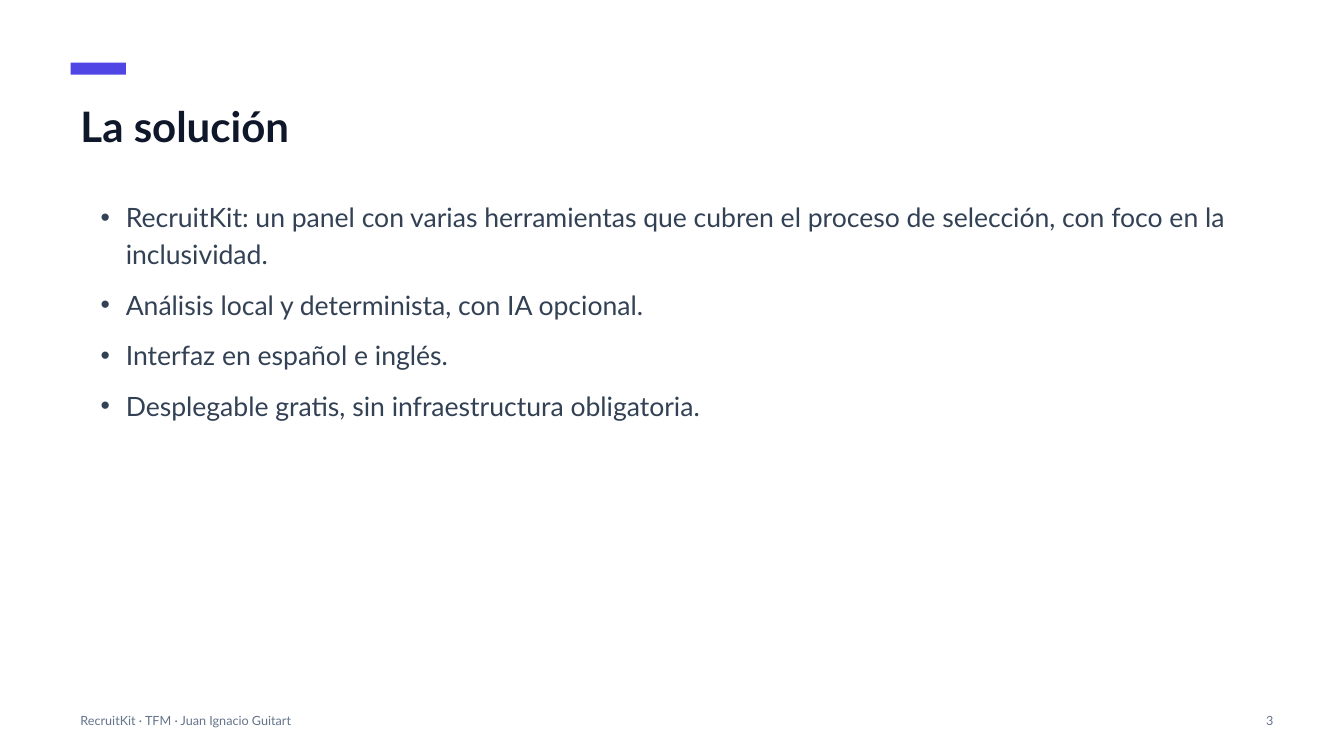
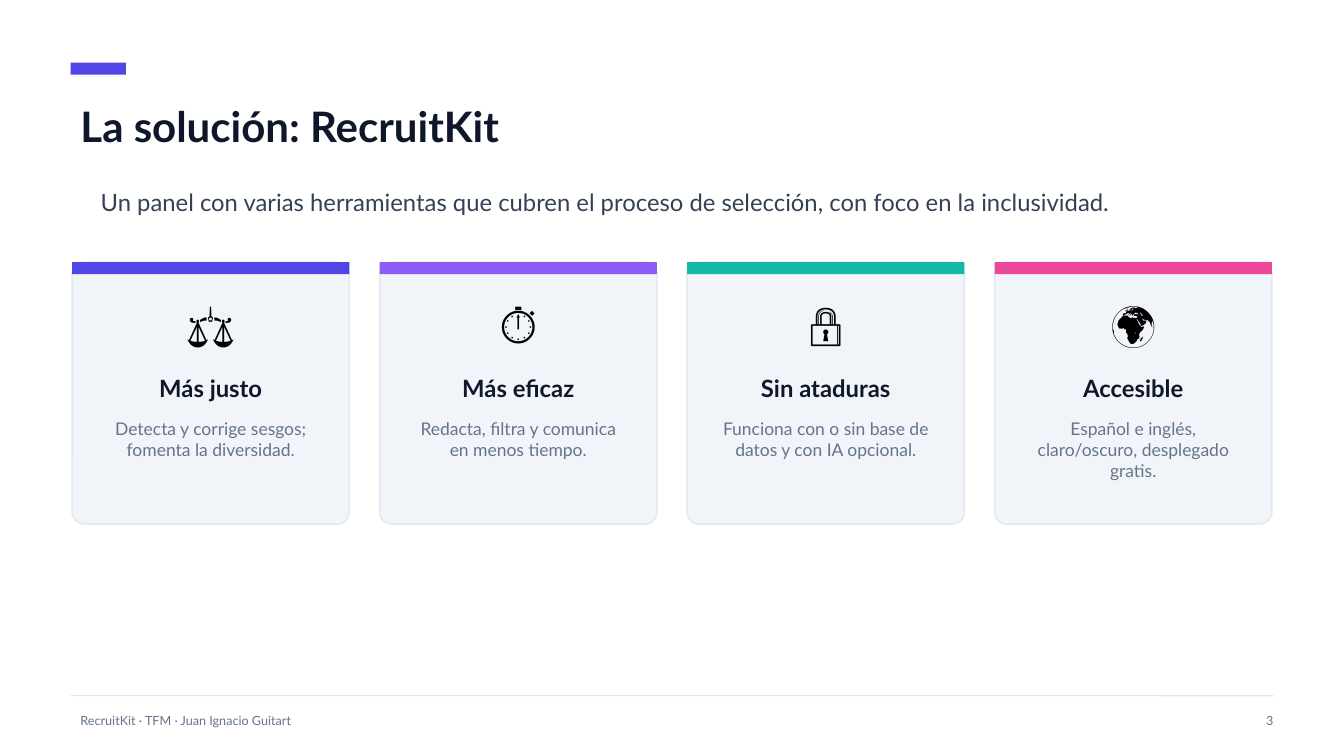
Before and after one commit to Jguita65/joblens, a slide deck: slide 3 of slides.pptx. Drawn at 1344x756 pixels with LibreOffice and Linux fonts; fonts in the diff are those of the drawing. Boxes give left, top, right and bottom in pixels: in the first picture for what was removed or moved away, otherwise in the second. Text is boxed around its words. In the diff, an @@ line names an element or a change of style, - is before the commit and + after.

```diff
--- a/slides.pptx
+++ b/slides.pptx
@@ text at box(80, 110, 499, 143): text changed @@
-La solución
+La solución: RecruitKit
@@ text "Un panel con varias herramientas ..." at box(101, 193, 1109, 215): vertical alignment top to middle @@
@@ text at box(101, 193, 1109, 215): text changed; size 19 to 17 pt @@
-• RecruitKit: un panel con varias herramientas que cubren el proceso de selección, con foco en la inclusividad.
-• Análisis local y determinista, con IA opcional.
-• Interfaz en español e inglés.
-• Desplegable gratis, sin infraestructura obligatoria.
+Un panel con varias herramientas que cubren el proceso de selección, con foco en la inclusividad.
@@ rounded rectangle added at box(72, 262, 349, 524), fill #F1F5F9, outline #E2E8F0 1 pt @@
@@ rectangle added at box(72, 262, 349, 274), fill #4F46E5 @@
@@ rounded rectangle added at box(380, 262, 657, 524), fill #F1F5F9, outline #E2E8F0 1 pt @@
@@ rectangle added at box(380, 262, 657, 274), fill #8B5CF6 @@
@@ rounded rectangle added at box(688, 262, 965, 524), fill #F1F5F9, outline #E2E8F0 1 pt @@
@@ rectangle added at box(688, 262, 965, 274), fill #14B8A6 @@
@@ rounded rectangle added at box(995, 262, 1272, 524), fill #F1F5F9, outline #E2E8F0 1 pt @@
@@ rectangle added at box(995, 262, 1272, 274), fill #EC4899 @@
@@ text added at box(72, 287, 349, 358), 30 pt, text #000000 @@
+⚖️
@@ text added at box(380, 287, 657, 358), 30 pt, text #000000 @@
+⏱️
@@ text added at box(688, 287, 965, 358), 30 pt, text #000000 @@
+🔒
@@ text added at box(995, 287, 1272, 358), 30 pt, text #000000 @@
+🌍
@@ text added at box(159, 379, 262, 402), 17 pt, text #0F172A, bold @@
+Más justo
@@ text added at box(462, 379, 574, 397), 17 pt, text #0F172A, bold @@
+Más eficaz
@@ text added at box(761, 379, 890, 397), 17 pt, text #0F172A, bold @@
+Sin ataduras
@@ text added at box(1083, 379, 1183, 397), 17 pt, text #0F172A, bold @@
+Accesible
@@ text added at box(115, 422, 306, 456), 12.5 pt, text #64748B @@
+Detecta y corrige sesgos; fomenta la diversidad.
@@ text added at box(421, 422, 616, 459), 12.5 pt, text #64748B @@
+Redacta, filtra y comunica en menos tiempo.
@@ text added at box(723, 422, 928, 459), 12.5 pt, text #64748B @@
+Funciona con o sin base de datos y con IA opcional.
@@ text added at box(1038, 422, 1229, 480), 12.5 pt, text #64748B @@
+Español e inglés, claro/oscuro, desplegado gratis.
@@ line added from (71, 696) to (1273, 696), #E2E8F0 1 pt @@
```
Also in this commit, not shown: 10 other slides changed, 1 slide added, 3 other files.
